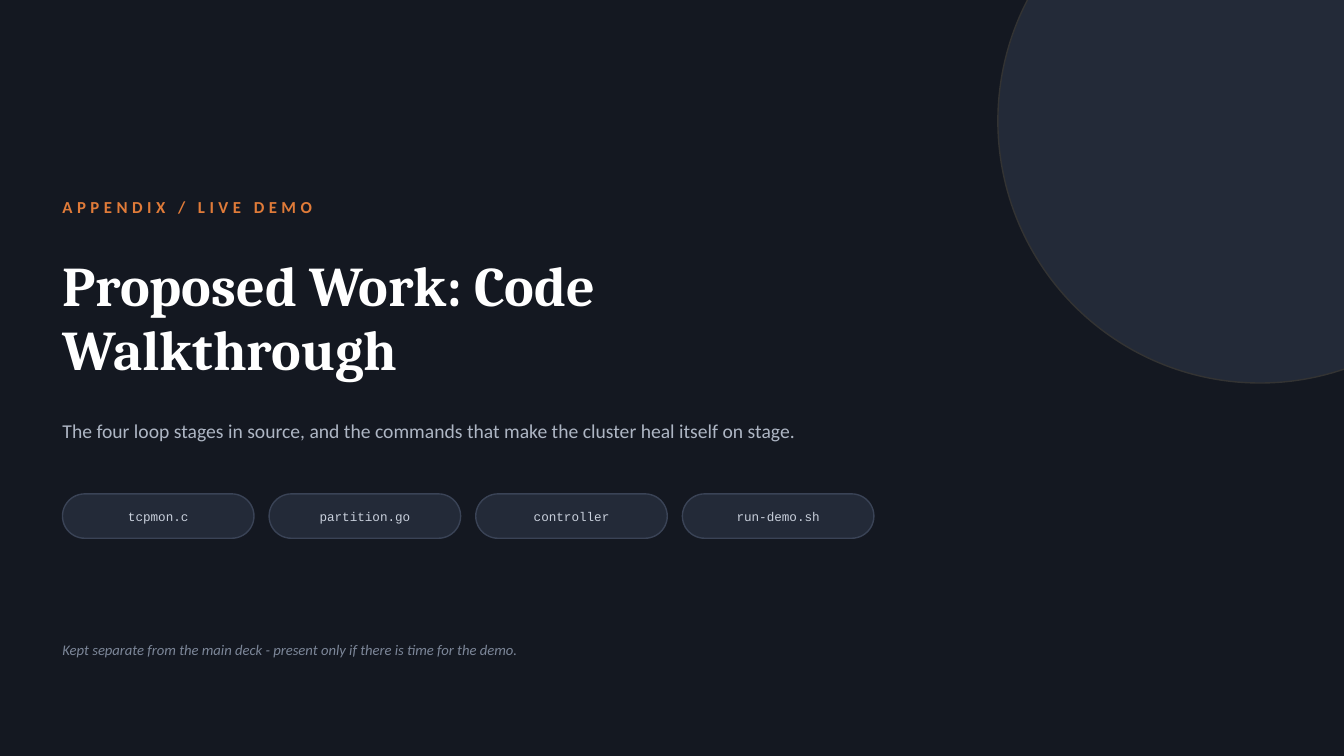
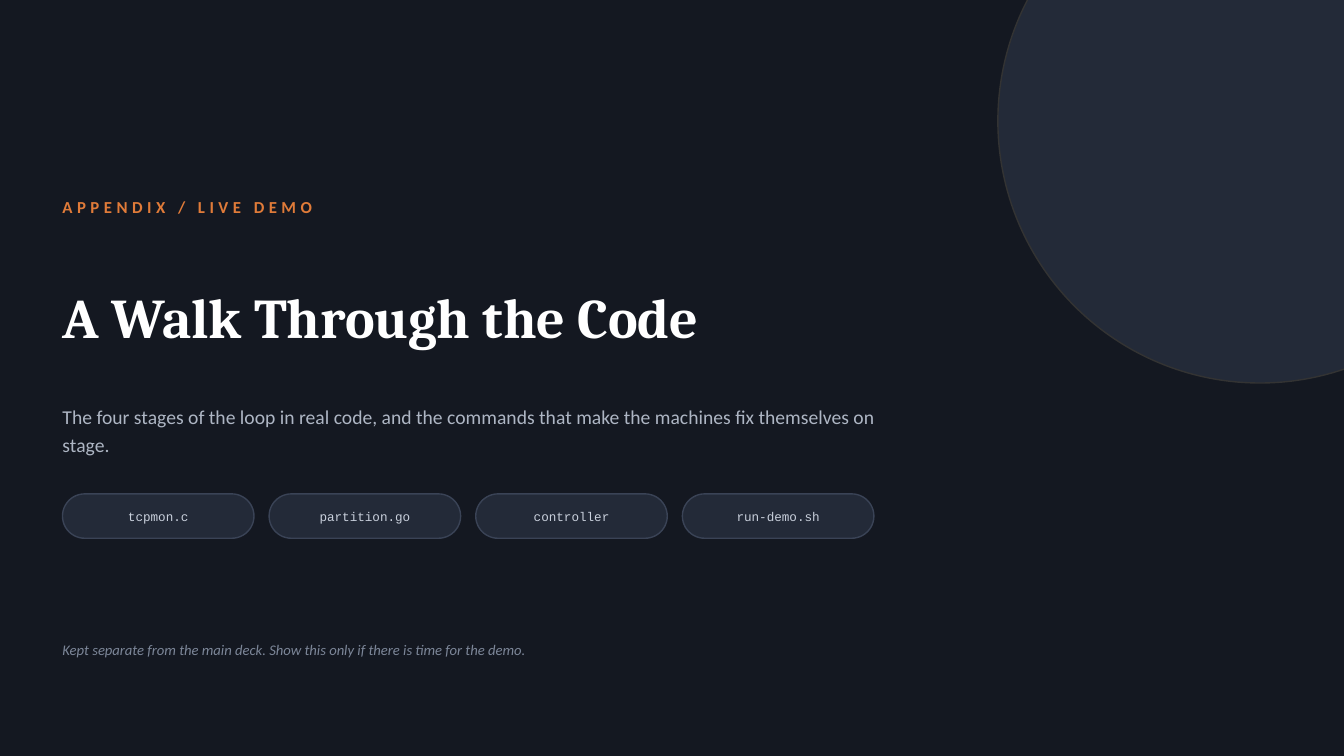
Before and after one commit to karnati-praveen/ebpf-, a slide deck: slide 1 of docs/presentation/KubeEdgeInfer-CodeDemo.pptx. Drawn at 1344x756 pixels with LibreOffice and Linux fonts; fonts in the diff are those of the drawing. Boxes give left, top, right and bottom in pixels: in the first picture for what was removed or moved away, otherwise in the second. Text is boxed around its words. In the diff, an @@ line names an element or a change of style, - is before the commit and + after.

```diff
--- a/docs/presentation/KubeEdgeInfer-CodeDemo.pptx
+++ b/docs/presentation/KubeEdgeInfer-CodeDemo.pptx
@@ text at (62, 299, 699, 351): text changed @@
-Proposed Work: Code Walkthrough
+A Walk Through the Code
@@ text at (62, 410, 874, 456): text changed @@
-The four loop stages in source, and the commands that make the cluster heal itself on stage.
+The four stages of the loop in real code, and the commands that make the machines fix themselves on stage.
@@ text at (62, 645, 525, 658): text changed @@
-Kept separate from the main deck - present only if there is time for the demo.
+Kept separate from the main deck. Show this only if there is time for the demo.
```
Also in this commit, not shown: 5 other slides changed, 10 other files.
